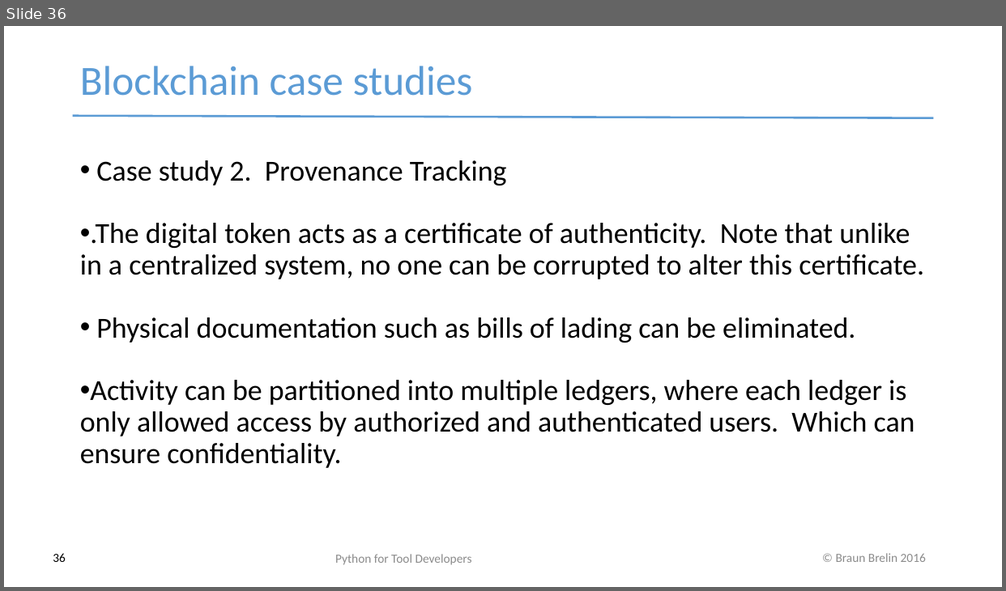
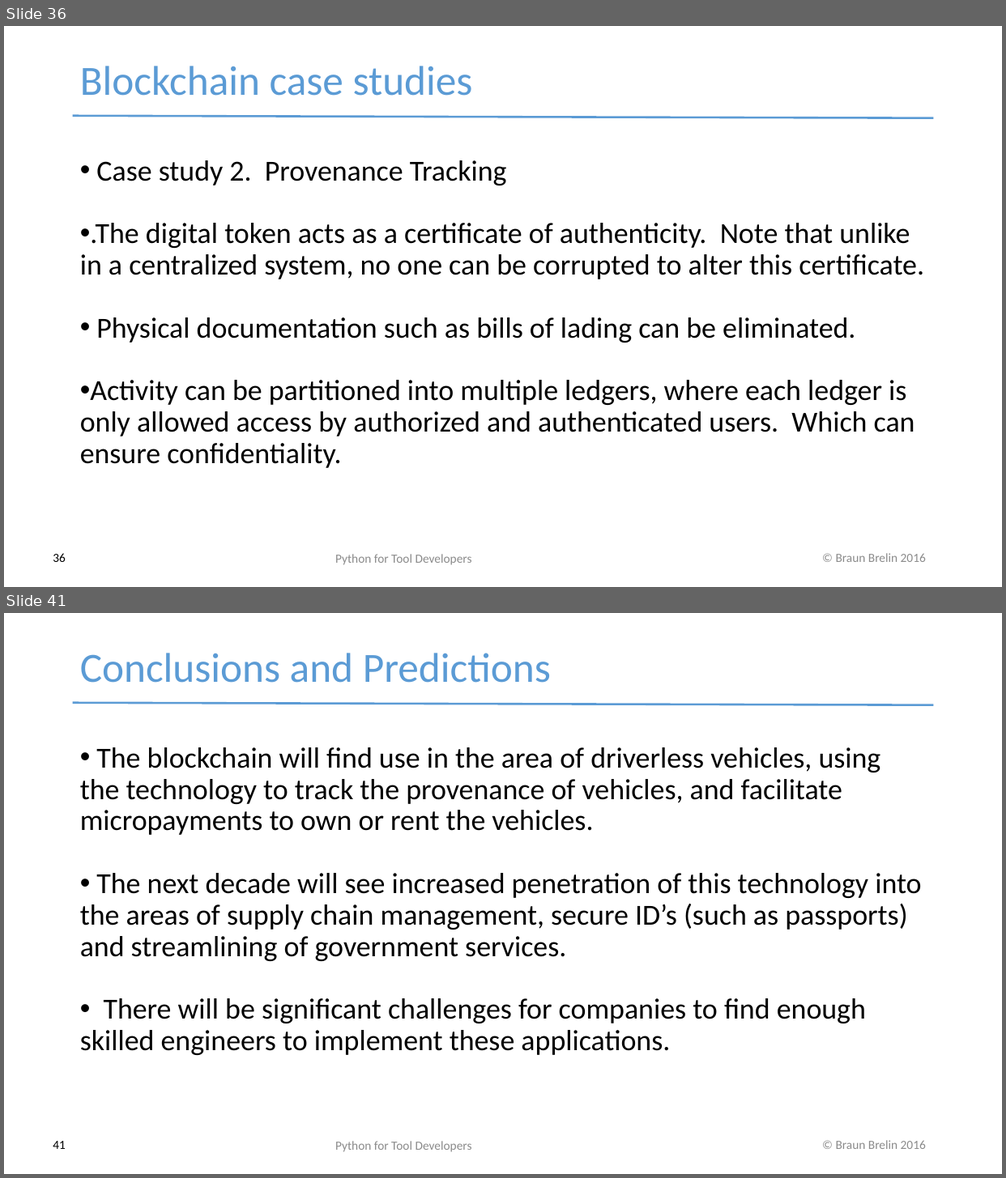
Before and after one commit to redmage123/btc-introductory-workshop, a slide deck: docs/Blockchain workshop v0.1.pptx. Shown one above the other, each under a label of ours: slide 36 before the commit, slides 36 and 41 after it; the slides between them are not shown. The pictures are 1006x591 and 1006x1178 pixels, drawn with LibreOffice and Linux fonts; fonts in the diff are those of the drawing. Boxes give left, top, right and bottom in pixels: in the first picture for what was removed or moved away, otherwise in the second. Text is boxed around its words. In the diff, an @@ line names an element or a change of style, - is before the commit and + after.

```diff
--- a/docs/Blockchain workshop v0.1.pptx
+++ b/docs/Blockchain workshop v0.1.pptx
@@ slide 41 added at box(4, 613, 1002, 1174), background #FFFFFF; not listed: 2 template elements that a slide beside it also shows @@
@@ text added at box(80, 653, 551, 683), 40 pt, text #5B9BD5 @@
+Conclusions and Predictions
@@ text added at box(80, 747, 921, 1055), 28 pt, text #000000 @@
+• The blockchain will find use in the area of driverless vehicles, using the technology to track the provenance of vehicles, and facilitate micropayments to own or rent the vehicles.
+• The next decade will see increased penetration of this technology into the areas of supply chain management, secure ID’s (such as passports) and streamlining of government services.
+• There will be significant challenges for companies to find enough skilled engineers to implement these applications.
@@ page number added at box(53, 1141, 66, 1149), 12 pt, text #000000 @@
+41
@@ text added at box(335, 1141, 472, 1152), 12 pt, text #8B8B8B @@
+Python for Tool Developers
```
Also in this commit, not shown: 4 other slides added.
